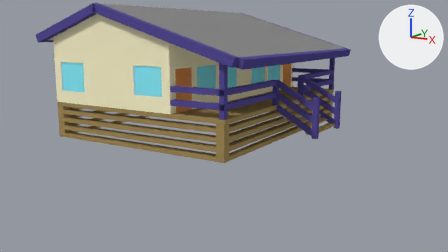
One commit to the Blender file Assets/Building Models/RBlock.blend: the scene before it, then after it.
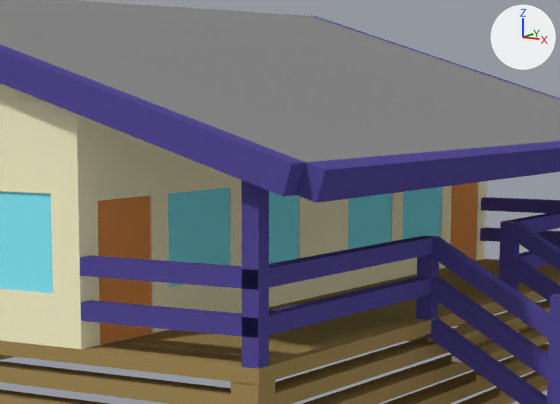
Each version is shown from the file's camera 'Camera', then close up on the part from 33% to 71% of the width and 3% to 52% of the height. Lighting does not change. The marker at upper right points along +X, +Y and +Z.
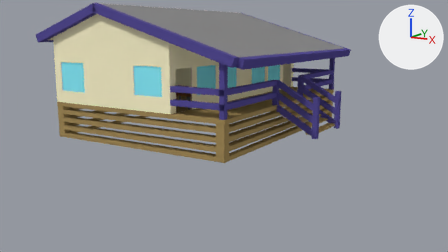
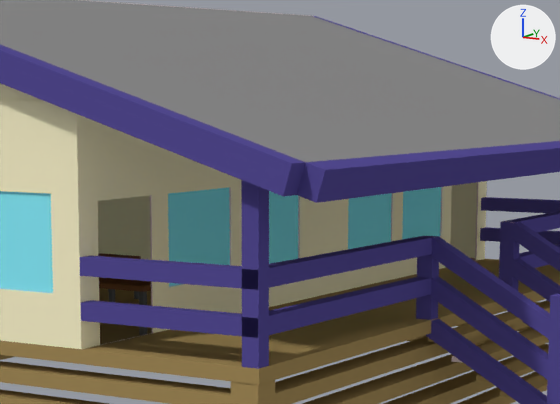
Location of each change, [x1, y1, x2, y2] in pixels of the close-ups (560 x 404 px):
part 1 of me_cube_005, deleted
    before: [450, 182, 477, 261]
part 2 of me_cube_005, deleted
    before: [97, 196, 152, 345]
'Cube', unchanged, uncovered by the edit
    after: [97, 196, 151, 260]
'Tables.006', unchanged, uncovered by the edit
    after: [98, 253, 151, 335]

The change, as a list of edits to the scene's bpy script:
```text
Change me_cube_005:
    used by ob_cube_004; location = (7.74, 7.84, 1.55); rotation_euler = (0.0, 1.571, 0.0), in degrees (0, 90, 0); scale = (1.5, 0.15, 0.15)
    remove me_cube_005.from_pydata(...)  # 8495 vertices, 8417 faces, 3 loose edges; spans x -3.0..2.5, y -108.1..2.6, z -89.2..18.3
    add me_cube_005.from_pydata(...)  # 8423 vertices, 8303 faces, 3 loose edges; spans x -3.0..2.5, y -108.1..2.6, z -89.2..18.3
    me_cube_005 part 1
    36 vertices are removed from x -0.5..0.9, y -9.0..-5.6, z -21.8
    57 faces are deleted
    me_cube_005 part 2
    36 vertices are removed from x -0.5..0.9, y -99.0..-95.6, z -21.8
    57 faces are deleted
    remove me_cube_005.materials.append(mat_material_064)  # orange #e79855
```
